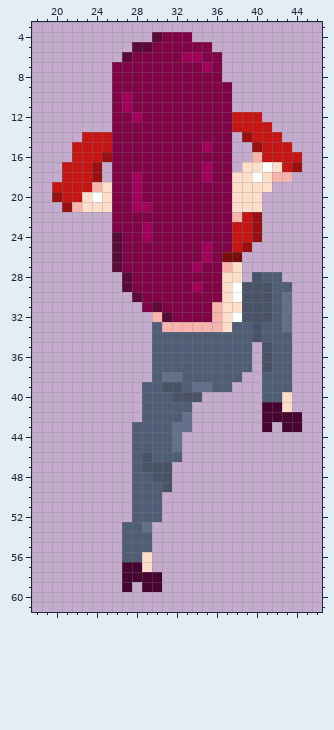
Two states of a pixel-art sprite, CasaDesDiamantes/sprites/playerDualBarettasStance_spr/layers/1e625861-aa81-4442-ae28-681a9a5b78f5/3e6e376f-020b-4f08-99cb-29c5e5191b87.png. The picture above was drawn from the file before the commit.
The file is 64x62 pixels. Shown: x 18..46, y 3..61.
The same view after the edit:
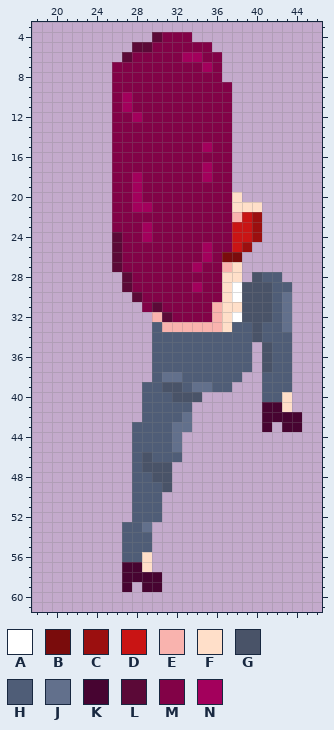
Palette (. is transparent): A #ffffff  B #7a0c0c  C #9b0f0f  D #c91414  E #f9b3ae  F #ffdfc9  G #495368  H #4f5d77  J #62708c  K #470431  L #5b0937  M #820247  N #a3005c
The exact change:
@@ x 18..46 @@
 11 ........MNMMMMMMMMMM.........
-12 ........MMNMMMMMMMMMDDD......
-13 ........MMMMMMMMMMMMDDDD.....
-14 .....DDDMMMMMMMMMMMM.CDDD....
-15 ....DDDDMMMMMMMMMNMM..CDDD...
-16 ....DDDCMMMMMMMMMMMM..EDDDD..
-17 ...DDDC.MMMMMMMMMNMM.FFAFDC..
-18 ...DDDC.MMNMMMMMMNMMFFAFEE...
-19 ..DDDDEFMMNMMMMMMMMMFFFF.....
-20 ..CDDFAFMMNMMMMMMMMMFFF......
-21 ...CEFFFMMNNMMMMMMMMFFF......
+12 ........MMNMMMMMMMMM.........
+13 ........MMMMMMMMMMMM.........
+14 ........MMMMMMMMMMMM.........
+15 ........MMMMMMMMMNMM.........
+16 ........MMMMMMMMMMMM.........
+17 ........MMMMMMMMMNMM.........
+18 ........MMNMMMMMMNMM.........
+19 ........MMNMMMMMMMMM.........
+20 ........MMNMMMMMMMMMF........
+21 ........MMNNMMMMMMMMFFF......
 22 ........MMMMMMMMMMMMEDC......
Changed places in both pictures, as pixel boxes (x1, y1, x2, y2):
erased: (232, 112, 302, 202)
erased: (52, 132, 112, 212)
